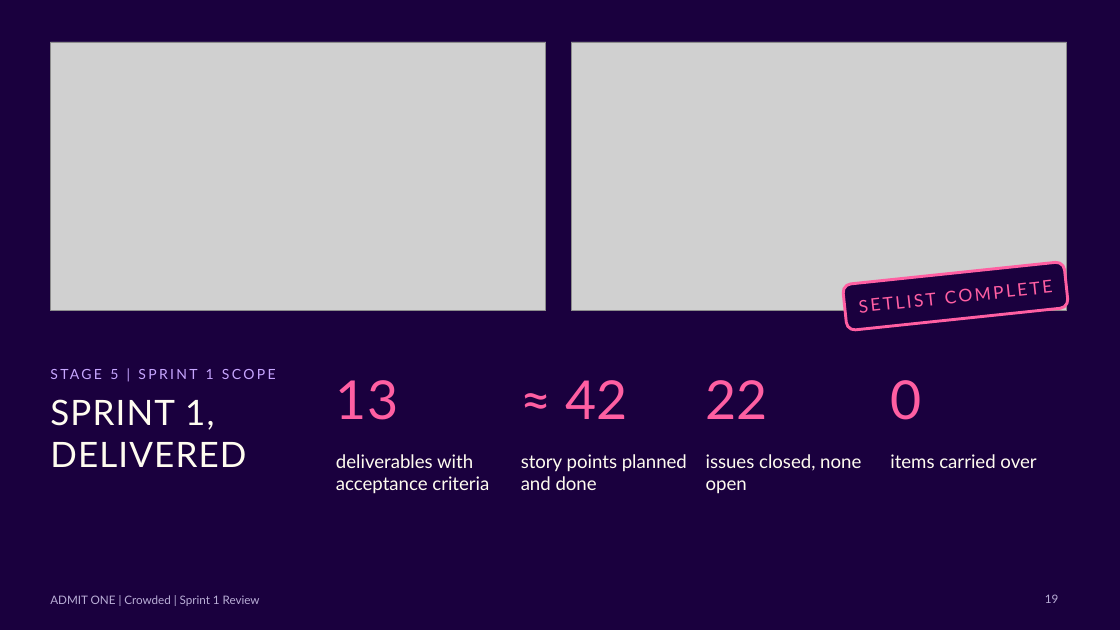
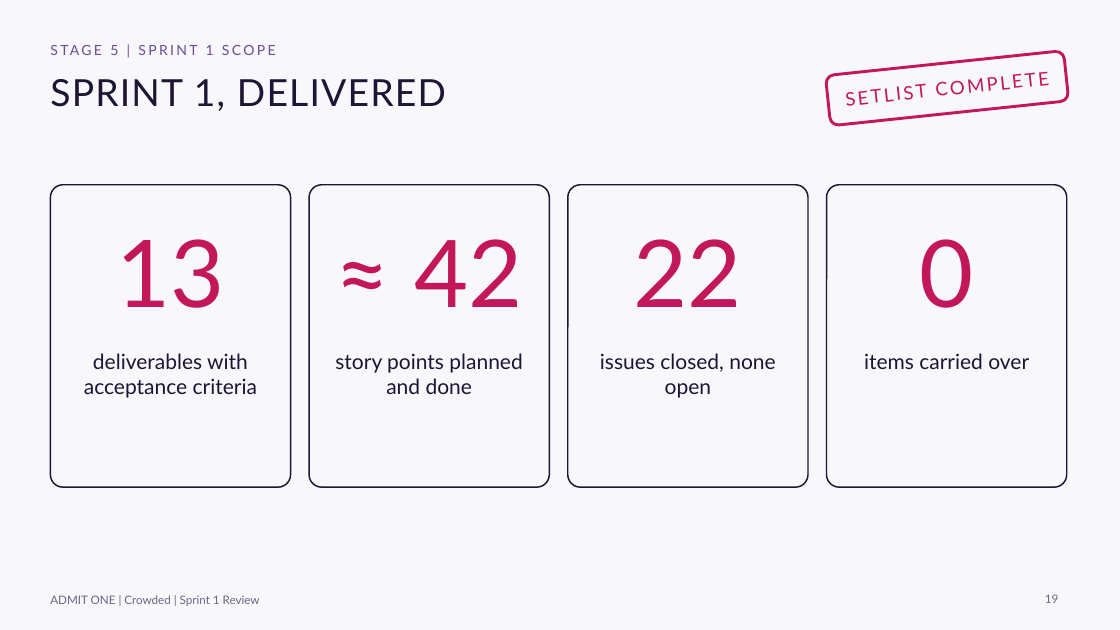
Before and after one commit to andrereis26/crowded-labdsof, a slide deck: slide 19 of docs/presentations/Sprint1/Crowded_LABDSOF_Presentation_Sprint1_TTP.pptx. Drawn at 1120x630 pixels with LibreOffice and Linux fonts; fonts in the diff are those of the drawing; grey boxes stand for pictures. Boxes give left, top, right and bottom in pixels: in the first picture for what was removed or moved away, otherwise in the second. Text is boxed around its words. In the diff, an @@ line names an element or a change of style, - is before the commit and + after.

Commit message:
docs(#12): Redo Sprint 1 PL and T-TP presentations and update operating costs

```diff
--- a/docs/presentations/Sprint1/Crowded_LABDSOF_Presentation_Sprint1_TTP.pptx
+++ b/docs/presentations/Sprint1/Crowded_LABDSOF_Presentation_Sprint1_TTP.pptx
@@ background #1A003E to #F8F7FB @@
@@ text "STAGE 5 | SPRINT 1 ...": place and size @@
-text "STAGE 5 | SPRINT 1 ..." at bbox=[110, 369, 214, 379]
+text "STAGE 5 | SPRINT 1 ..." at bbox=[110, 45, 214, 55]
@@ text "STAGE 5 | SPRINT 1 ..." at bbox=[110, 45, 214, 55]: text colour #C7A6FF to #6A4C93 @@
@@ picture removed at bbox=[50, 42, 546, 311] @@
@@ picture removed at bbox=[571, 42, 1067, 311] @@
@@ rounded rectangle "SETLIST COMPLETE": place and size @@
-rounded rectangle "SETLIST COMPLETE" at bbox=[843, 262, 1069, 331]
+rounded rectangle "SETLIST COMPLETE" at bbox=[826, 51, 1069, 126]
@@ rounded rectangle "SETLIST COMPLETE" at bbox=[826, 51, 1069, 126]: size 15 to 16 pt, text colour #FF5FA2 to #C2185B; fill #1A003E to #F8F7FB; outline #FF5FA2 2.5 pt to #C2185B 2.5 pt; proportions changed @@
@@ text "SPRINT 1, DELIVERED": place and size @@
-text "SPRINT 1, DELIVERED" at bbox=[50, 399, 246, 467]
+text "SPRINT 1, DELIVERED" at bbox=[50, 79, 446, 111]
@@ text "SPRINT 1, DELIVERED" at bbox=[50, 79, 446, 111]: size 30 to 32 pt, text colour #FFFCF0 to #1E1433 @@
@@ rounded rectangle added at bbox=[50, 185, 291, 487], outline #1E1433 1.25 pt @@
@@ rounded rectangle added at bbox=[309, 185, 549, 487], outline #1E1433 1.25 pt @@
@@ rounded rectangle added at bbox=[568, 185, 808, 487], outline #1E1433 1.25 pt @@
@@ rounded rectangle added at bbox=[827, 185, 1067, 487], outline #1E1433 1.25 pt @@
@@ text "13": place and size @@
-text "13" at bbox=[336, 380, 398, 420]
+text "13" at bbox=[116, 239, 224, 308]
@@ text "≈ 42": place and size @@
-text "≈ 42" at bbox=[566, 380, 628, 419]
+text "≈ 42" at bbox=[414, 239, 522, 307]
@@ size 46 to 80 pt, text colour #FF5FA2 to #C2185B; alignment left to centre in 4 elements at bbox=[414, 239, 522, 307], bbox=[920, 239, 974, 308], bbox=[116, 239, 224, 308], bbox=[634, 239, 742, 307] @@
@@ text "22": place and size @@
-text "22" at bbox=[706, 380, 768, 419]
+text "22" at bbox=[634, 239, 742, 307]
@@ text "0": place and size @@
-text "0" at bbox=[890, 380, 921, 420]
+text "0" at bbox=[920, 239, 974, 308]
@@ size 16 to 18 pt, text colour #FFFCF0 to #1E1433; alignment left to centre in 4 elements at bbox=[335, 353, 522, 394], bbox=[864, 353, 1029, 369], bbox=[600, 353, 775, 398], bbox=[84, 353, 257, 398] @@
@@ text "deliverables with acceptance criteria": place and size @@
-text "deliverables with acceptance criteria" at bbox=[336, 454, 489, 494]
+text "deliverables with acceptance criteria" at bbox=[84, 353, 257, 398]
@@ text "story points planned and done": place and size @@
-text "story points planned and done" at bbox=[521, 454, 687, 490]
+text "story points planned and done" at bbox=[335, 353, 522, 394]
@@ text "issues closed, none open": place and size @@
-text "issues closed, none open" at bbox=[706, 454, 861, 494]
+text "issues closed, none open" at bbox=[600, 353, 775, 398]
@@ text "items carried over": place and size @@
-text "items carried over" at bbox=[890, 454, 1036, 468]
+text "items carried over" at bbox=[864, 353, 1029, 369]
@@ text "ADMIT ONE | Crowded | ..." at bbox=[50, 595, 260, 606]: text colour #B9AED6 to #6B6880 @@
@@ page number at bbox=[1045, 594, 1058, 603]: text colour #B9AED6 to #6B6880 @@
```
Also in this commit, not shown: 27 other slides changed, 3 other files.
